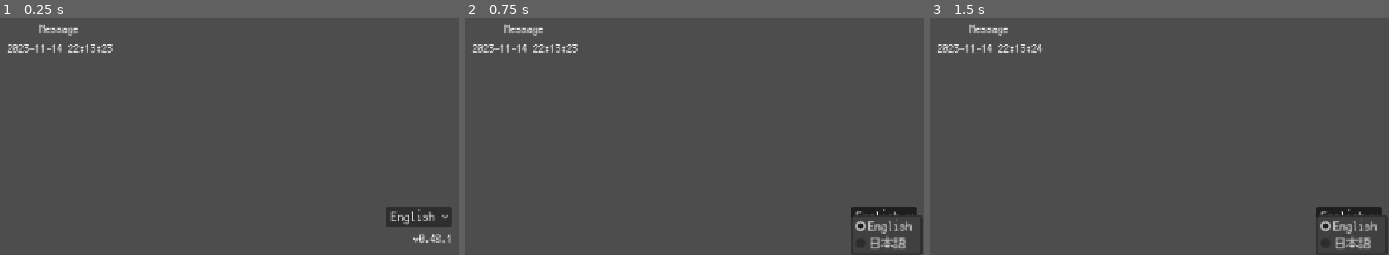
Above: before the commit, frames 1-3 (left to right).
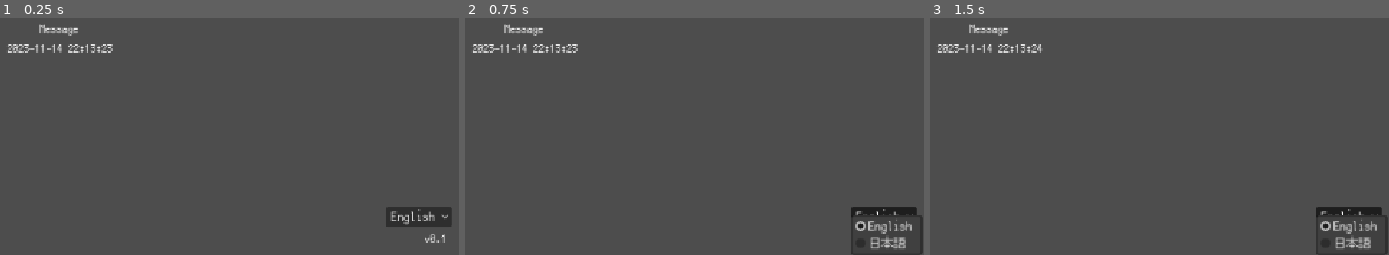
Above: after the commit, the same moments.

Repository: joshuafolkken/godot-2d-platformer
Game: Godot game, scene res://scenes/main.tscn
Same seed, same stepped clock (60 frames per second), same inputs: the game is played once before the commit and once after it.
Inputs:
- Up to frame 1 (0.25 s): no input
- Up to frame 2 (0.75 s): click "English" at 0.5 s
- Up to frame 3 (1.5 s): click "English" at 1.25 s

The runs differ from the first frame. In frame 1, 0.2% of the frame differs, in the area x 89-99%, y 91-95%; in frame 2, nothing differs; in frame 3, nothing differs.

Commit message:
reset title and version #4

Diff:
--- a/project.godot
+++ b/project.godot
@@ -10,8 +10,8 @@
 
 [application]
 
-config/name="New Game Project"
-config/version="0.48.1"
+config/name="Godot 2D Platformer"
+config/version="0.1"
 run/main_scene="uid://djcdy0d718ei3"
 config/features=PackedStringArray("4.4", "Forward Plus")
 config/icon="res://icon.svg"
